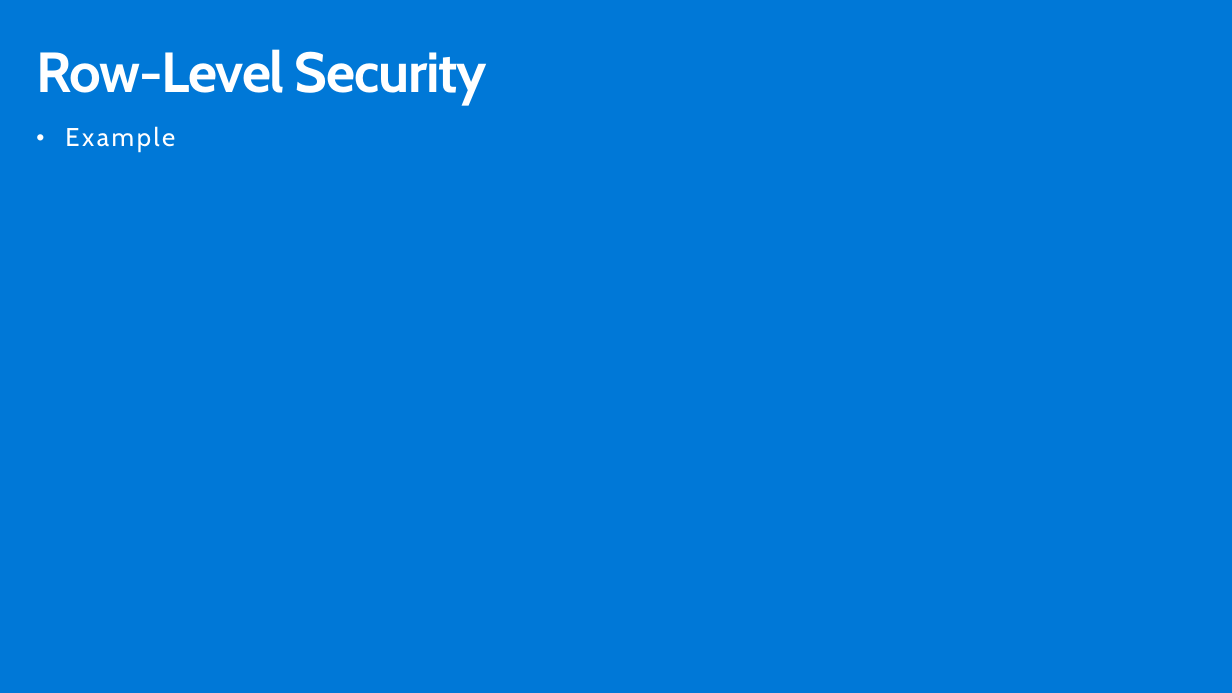
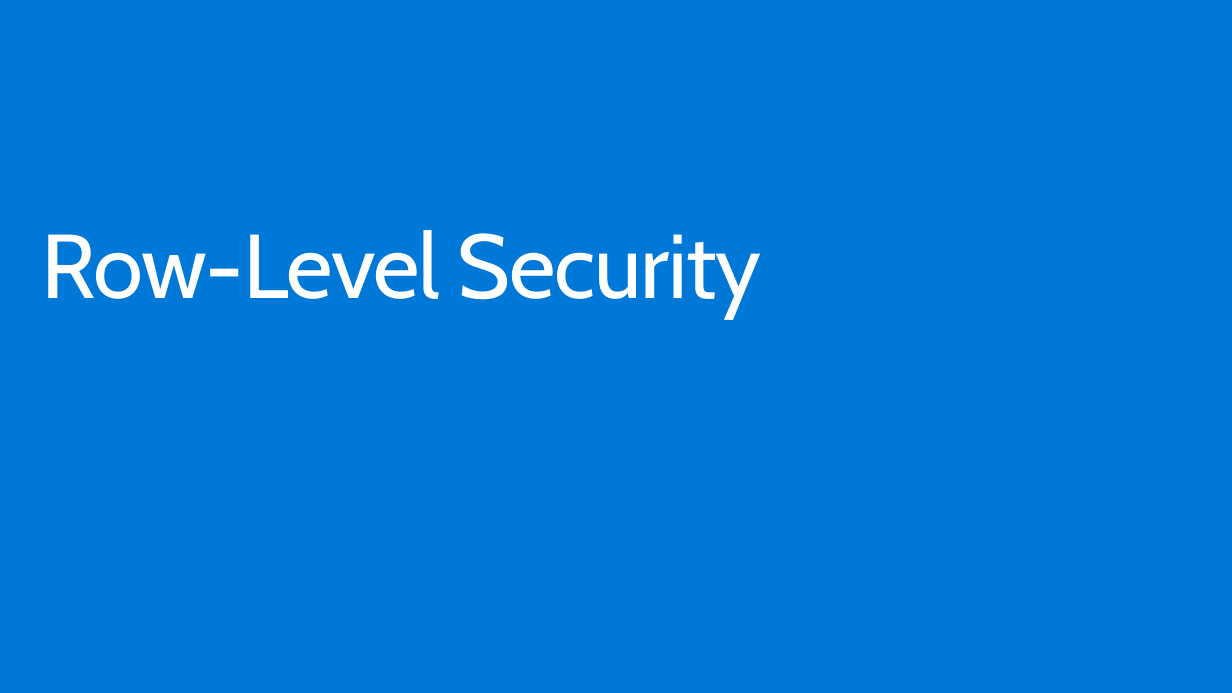
Before and after one commit to hnc198/AzurePowerBI, a slide deck: slide 12 of 4. Hands-on Modules/Embedding/_11. Security and Permissions.pptx (slide 6 before the commit). Drawn at 1232x693 pixels with LibreOffice and Linux fonts; fonts in the diff are those of the drawing. Boxes give left, top, right and bottom in pixels: in the first picture for what was removed or moved away, otherwise in the second. Text is boxed around its words. In the diff, an @@ line names an element or a change of style, - is before the commit and + after.

```diff
--- a/4. Hands-on Modules/Embedding/_11. Security and Permissions.pptx
+++ b/4. Hands-on Modules/Embedding/_11. Security and Permissions.pptx
@@ text removed at (27, 120, 1204, 327) @@
-• Example
@@ title "Row-Level Security": place and size @@
-title "Row-Level Security" at (36, 49, 487, 105)
+title "Row-Level Security" at (42, 230, 762, 318)
@@ title "Row-Level Security" at (42, 230, 762, 318): size 44 to 70.6 pt, bold off; vertical alignment middle to top @@
```
Also in this commit, not shown: 15 slides added, 4 slides removed, 4 other files.
